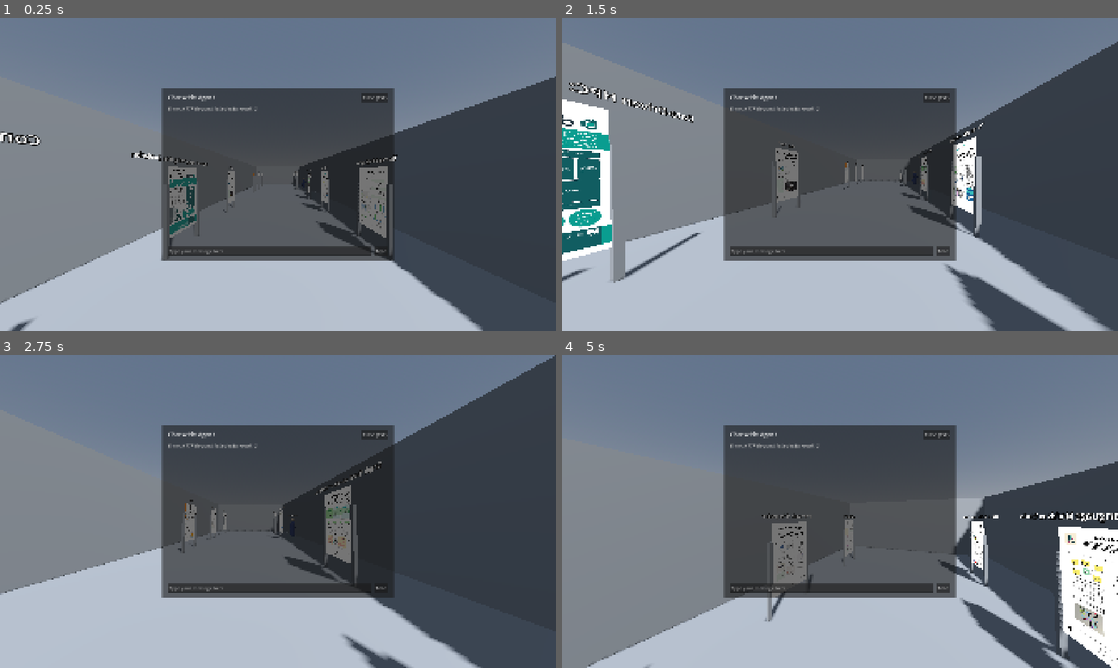
Above: before the commit, frames 1-4 (two rows, left to right).
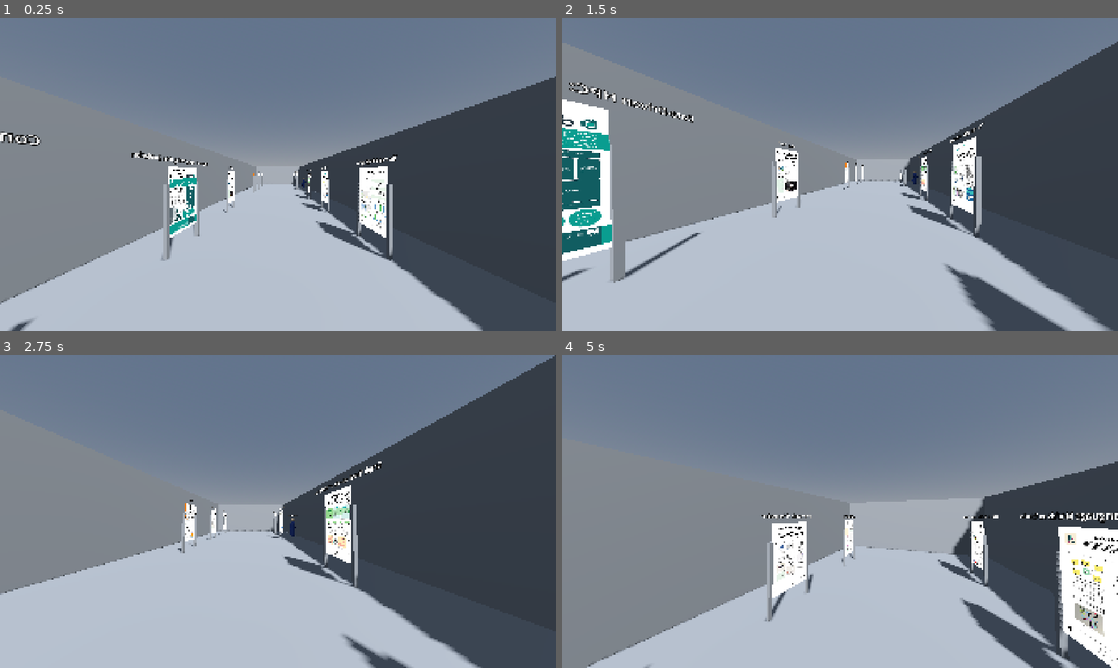
Above: after the commit, the same moments.

Repository: joakimeriksson/mad
Game: Godot game, scene res://scenes/environment/main.tscn
Same seed, same stepped clock (60 frames per second), same inputs: the game is played once before the commit and once after it.
Inputs (mouse positions are in pixels of both pictures, inside the frame that each line leads up to):
- Up to frame 1 (0.25 s): no input
- Up to frame 2 (1.5 s): tap Enter (ui_accept) at 0.5, 0.77 s; move the mouse to (867, 174) at 0.52 s; hold E (interact) 0.53-1.28 s; hold W (move_forward) from 0.53 s (still down); move the mouse to (812, 174) at 1.27 s; tap E (interact) at 1.35 s
- Up to frame 3 (2.75 s): keep holding W (move_forward); tap Enter (ui_accept) at 1.52 s; move the mouse to (289, 505) at 2.02 s; hold E (interact) from 2.03 s (still down)
- Up to frame 4 (5 s): keep holding W (move_forward); move the mouse to (834, 517) at 2.77 s; release E (interact) at 2.78 s; tap E (interact) at 2.85, 4.35 s; tap Enter (ui_accept) at 3.02, 3.77, 4.52 s; move the mouse to (878, 514) at 3.52 s; hold E (interact) 3.53-4.28 s; move the mouse to (795, 508) at 4.27 s

The runs differ from the first frame. In frame 1, 23% of the frame differs, in the area x 29-71%, y 22-78%; in frame 2, 23%; in frame 3, 23%; in frame 4, 23%.
Error before the commit: Parse Error: Could not find type "AudioStreamRecord" in the current scope. (res://scripts/voice_service.gd:22)

Commit message:
Fix AudioStreamRecord type error - comment out unused STT placeholder

Diff:
--- a/client-godot/scripts/voice_service.gd
+++ b/client-godot/scripts/voice_service.gd
@@ -19,7 +19,7 @@
 @export var whisper_model: String = "whisper"  # Or use OpenAI API
 
 var current_utterance_id: int = 0
-var audio_recorder: AudioStreamRecord
+# var audio_recorder  # TODO: Implement with AudioStreamMicrophone for STT
 var recording: bool = false
 var http_request: HTTPRequest
 
